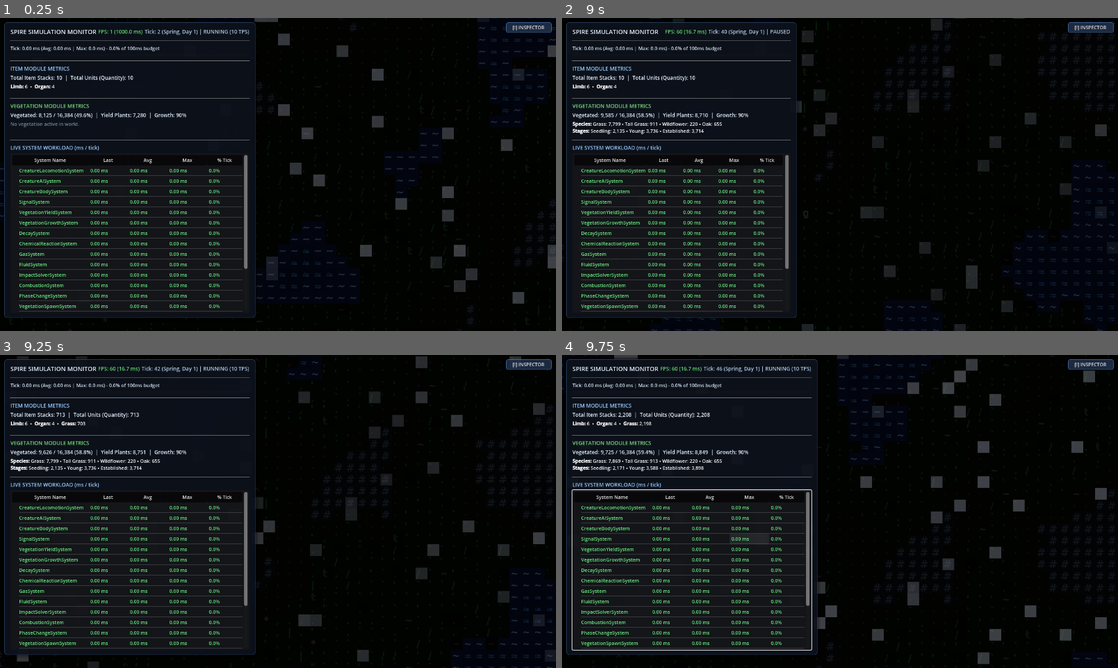
Above: before the commit, frames 1-4 (two rows, left to right).
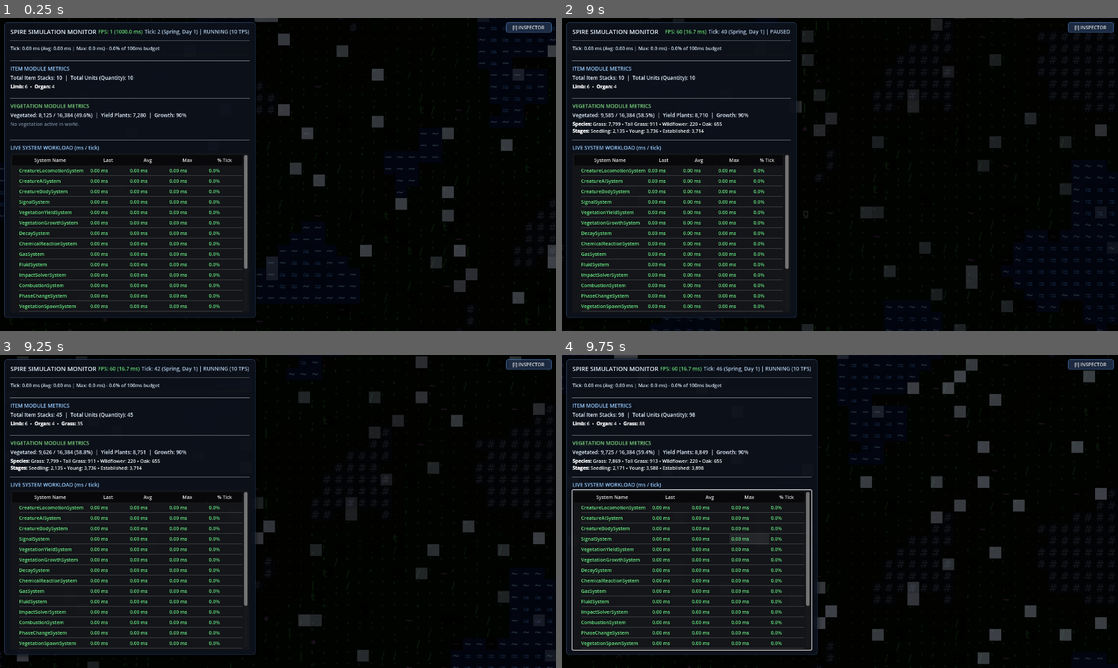
Above: after the commit, the same moments.

Repository: chryote/spire
Game: Godot game, scene res://scenes/WorldView.tscn
Same seed, same stepped clock (60 frames per second), same inputs: the game is played once before the commit and once after it.
Inputs (mouse positions are in pixels of both pictures, inside the frame that each line leads up to):
- Up to frame 1 (0.25 s): no input
- Up to frame 2 (9 s): click "[I] INSPECTOR" at 0.5 s; click "✕" at 1.25 s; tap Enter at 2, 6.5, 7.25, 8.75 s; move the mouse to (962, 158) at 2.02 s; hold Right (ui_right) 2.03-2.75 s; tap I at 2.1, 3.6, 5.1, 6.6, 8.85 s; click (962, 158) at 2.17 s; tap Space at 2.27, 3.5, 5.27 s; drag from (728, 190) to (812, 237) at 2.77 s; move the mouse to (895, 105) at 3.52 s; hold Right (ui_right) 3.53-4.25 s; drag from (812, 237) to (673, 127) at 4.27 s; move the mouse to (1006, 221) at 5.02 s; hold Left (ui_left) 5.03-5.75 s; drag from (673, 127) to (756, 96) at 5.77 s; move the mouse to (867, 174) at 6.52 s; hold Down (ui_down) 6.53-7.25 s; click (867, 174) at 6.67 s; drag from (756, 96) to (728, 190) at 7.27 s; click "🔎 FIND NEAREST CREATURE" at 8 s; move the mouse to (962, 158) at 8.77 s; hold Up (ui_up) from 8.78 s (still down)
- Up to frame 3 (9.25 s): keep holding Up (ui_up); tap Space at 9.02 s
- Up to frame 4 (9.75 s): release Up (ui_up) at 9.5 s; drag from (728, 527) to (812, 574) at 9.52 s

Frames 1-2 are identical in both runs. In frame 3, 0.2% of the frame differs, in the area x 10-25%, y 18-23%; in frame 4, 0.2%, in the area x 10-27%, y 18-23%.

Commit message:
feat: fine tune creature brain

Diff:
--- a/modules/item/components/ItemYieldComponent.gd
+++ b/modules/item/components/ItemYieldComponent.gd
@@ -25,3 +25,6 @@
 ## Production pauses when the cap is reached. -1 = unlimited.
 ## Fallback when the item type is not defined in VegetationYieldSystem.MAX_YIELD_PER_TILE.
 var max_yield: int = 5
+
+## Minimum growth stage required on host VegetationComponent to produce yield (-1 = no requirement).
+var min_growth_stage: int = 2
--- a/modules/vegetation/data/VegetationTypes.gd
+++ b/modules/vegetation/data/VegetationTypes.gd
@@ -60,6 +60,8 @@
 		"min_survival_moisture": 0.08,
 		"max_survival_temp":     0.90,
 		"min_survival_temp":     0.02,
+		"ticks_per_yield":       80,
+		"min_yield_stage":       2,
 	},
 
 	Type.TALL_GRASS: {
@@ -86,6 +88,8 @@
 		"min_survival_moisture": 0.18,
 		"max_survival_temp":     0.88,
 		"min_survival_temp":     0.03,
+		"ticks_per_yield":       60,
+		"min_yield_stage":       2,
 	},
 
 	Type.SHRUB: {
--- a/modules/vegetation/systems/VegetationGrowthSystem.gd
+++ b/modules/vegetation/systems/VegetationGrowthSystem.gd
@@ -297,6 +297,7 @@
 		child_yield.item_type         = parent_yield.item_type
 		child_yield.material_type     = parent_yield.material_type
 		child_yield.ticks_per_yield   = parent_yield.ticks_per_yield
+		child_yield.min_growth_stage  = parent_yield.min_growth_stage
 		child_yield.max_yield         = parent_yield.max_yield
 		child_yield.ticks_since_yield = 0
 		reg.add(target_id, child_yield)
--- a/modules/vegetation/systems/VegetationSpawnSystem.gd
+++ b/modules/vegetation/systems/VegetationSpawnSystem.gd
@@ -119,10 +119,11 @@
 	# --- Attach ItemYieldComponent for grass-type plants ---
 	if veg_type in [_VegetationTypes.Type.GRASS_PATCH, _VegetationTypes.Type.TALL_GRASS]:
 		var yield_comp = _ItemYieldComponent.new()
-		yield_comp.item_type       = _ItemTypes.Type.GRASS
-		yield_comp.material_type   = _MaterialTypes.Type.ORGANIC
-		yield_comp.ticks_per_yield = vd.get("ticks_per_yield", 60) as int
-		yield_comp.max_yield       = 5
+		yield_comp.item_type        = _ItemTypes.Type.GRASS
+		yield_comp.material_type    = _MaterialTypes.Type.ORGANIC
+		yield_comp.ticks_per_yield  = vd.get("ticks_per_yield", 60) as int
+		yield_comp.min_growth_stage = vd.get("min_yield_stage", 2) as int
+		yield_comp.max_yield        = 5
 		reg.add(entity_id, yield_comp)
 
 	# --- Update RenderComponent ---
--- a/modules/vegetation/systems/VegetationYieldSystem.gd
+++ b/modules/vegetation/systems/VegetationYieldSystem.gd
@@ -18,14 +18,14 @@
 ## Maximum number of items of a specific archetype allowed to exist simultaneously across the entire world.
 ## Prevents wild vegetation (like 12,000 grass tiles) from generating tens of thousands of loose items.
 const GLOBAL_ITEM_CAPS: Dictionary = {
-	_ItemTypes.Type.GRASS: 16384,
+	_ItemTypes.Type.GRASS: 256,
 }
 const DEFAULT_GLOBAL_ITEM_CAP: int = 100000
 
 ## Maximum number of items of a specific archetype allowed on a single tile's inventory from vegetation yield.
 ## Prevents a single tile from accumulating excessive items of a given type.
 const MAX_YIELD_PER_TILE: Dictionary = {
-	_ItemTypes.Type.GRASS: 1,
+	_ItemTypes.Type.GRASS: 5,
 	_ItemTypes.Type.STICK: 8,
 	_ItemTypes.Type.LOG:   2,
 }
@@ -61,6 +61,7 @@
 
 	var burn_store: Dictionary = reg.get_store(&"BurningComponent")
 	var inv_store:  Dictionary = reg.get_store(&"InventoryComponent")
+	var veg_store:  Dictionary = reg.get_store(&"VegetationComponent")
 
 	for entity_id: int in slice:
 		# Burning plants don't produce
@@ -70,6 +71,13 @@
 		var yield_comp = yield_store.get(entity_id, null)
 		if yield_comp == null:
 			continue
+
+		# Immature plants do not produce yield
+		if yield_comp.min_growth_stage >= 0:
+			var veg = veg_store.get(entity_id, null)
+			if veg != null and veg.growth_stage < yield_comp.min_growth_stage:
+				continue
+
 		yield_comp.ticks_since_yield += SLICE_COUNT
 
 		if yield_comp.ticks_since_yield < yield_comp.ticks_per_yield:
--- a/tests/TestVegetationYieldCap.gd
+++ b/tests/TestVegetationYieldCap.gd
@@ -34,7 +34,7 @@
 			initial_grass_count += 1
 
 	print("[Test] Initial grass items in world: %d" % initial_grass_count)
-	var max_cap: int = _VegetationYieldSystem.GLOBAL_ITEM_CAPS.get(_ItemTypes.Type.GRASS, 16384)
+	var max_cap: int = _VegetationYieldSystem.GLOBAL_ITEM_CAPS.get(_ItemTypes.Type.GRASS, 256)
 	print("[Test] Configured global grass cap: %d" % max_cap)
 	assert(max_cap > 0, "Global grass cap should be positive")
 
Not shown, added: modules/creature/components/CreatureComponent.gd.uid
Not shown, added: modules/creature/components/PositionComponent.gd.uid
Not shown, added: modules/creature/components/body/BodyComponent.gd.uid
Not shown, added: modules/creature/components/mind/ActionPlanComponent.gd.uid
Not shown, added: modules/creature/components/mind/MemoryComponent.gd.uid
Not shown, added: modules/creature/components/mind/MindComponent.gd.uid
Not shown, added: modules/creature/data/CreatureTypes.gd.uid
Not shown, added: modules/creature/data/MindEmbeddings.gd.uid
Not shown, added: modules/creature/systems/CreatureAISystem.gd.uid
Not shown, added: modules/creature/systems/CreatureBodySystem.gd.uid
Not shown, added: modules/creature/systems/CreatureFactory.gd.uid
Not shown, added: modules/creature/systems/CreatureLocomotionSystem.gd.uid
(and 10 more such lines)
